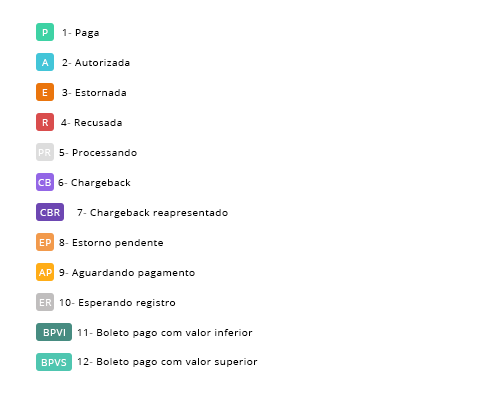
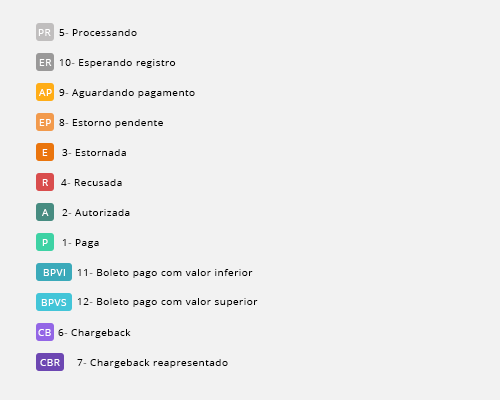
Before/after of a w=500, h=400 layered artwork. What changed in the layer stack:
hid group "ordem do wireframe" (48 layers) over [36, 23, 258, 371]
painted on "bg label status transacao" (2nd of 24, in "ordem do wireframe" › "label status 2") over [36, 53, 54, 71]
painted on "bg label status transacao" (5th of 24, in "ordem do wireframe" › "label status 5") over [36, 143, 54, 161]
painted on "bg label status transacao" (10th of 24, in "ordem do wireframe" › "label status 10") over [36, 293, 54, 311]
painted on "bg label status transacao" (11th of 24, in "ordem do wireframe" › "label status 11") over [36, 323, 72, 341]
painted on "bg label status transacao" (12th of 24, in "ordem do wireframe" › "label status 12") over [36, 353, 72, 371]
showed group "ordem das cores" (48 layers) over [36, 23, 258, 371]
painted on "bg label status transacao" (13th of 24, in "ordem das cores" › "label status 5") over [36, 23, 54, 41]
painted on "bg label status transacao" (14th of 24, in "ordem das cores" › "label status 10") over [36, 53, 54, 71]
painted on "bg label status transacao" (19th of 24, in "ordem das cores" › "label status 2") over [36, 203, 54, 221]
painted on "bg label status transacao" (21st of 24, in "ordem das cores" › "label status 11") over [36, 263, 72, 281]
painted on "bg label status transacao" (22nd of 24, in "ordem das cores" › "label status 12") over [36, 293, 72, 311]
added layer "bg cinza" above "bg branco" over [0, 0, 500, 400]
